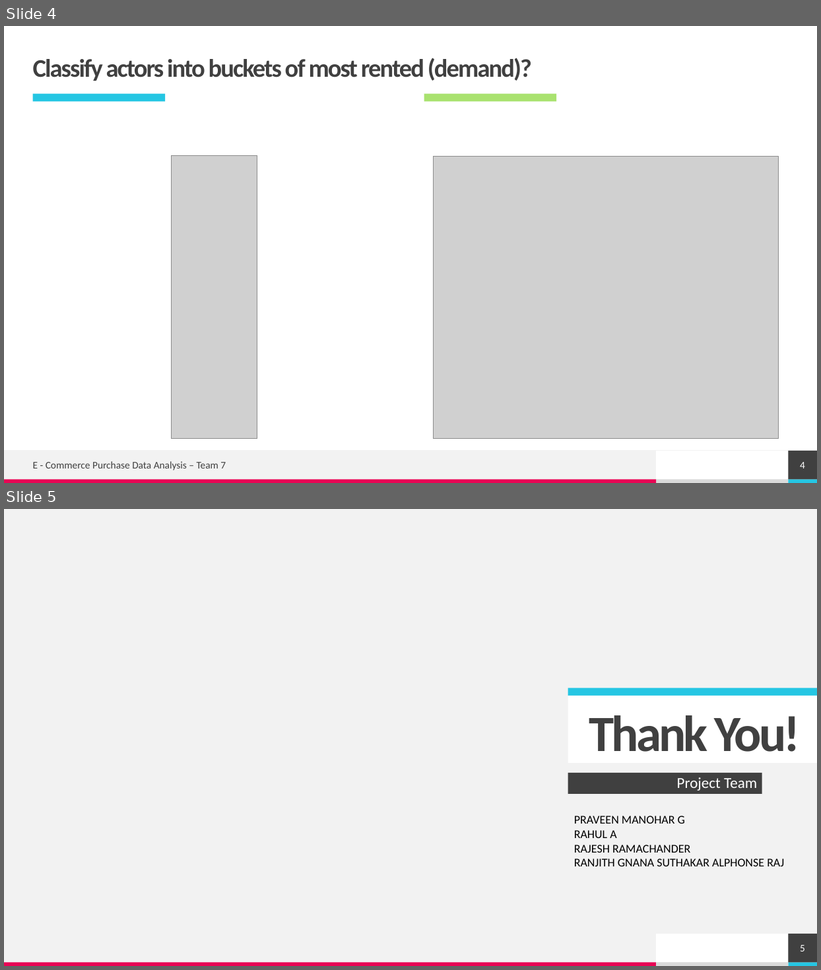
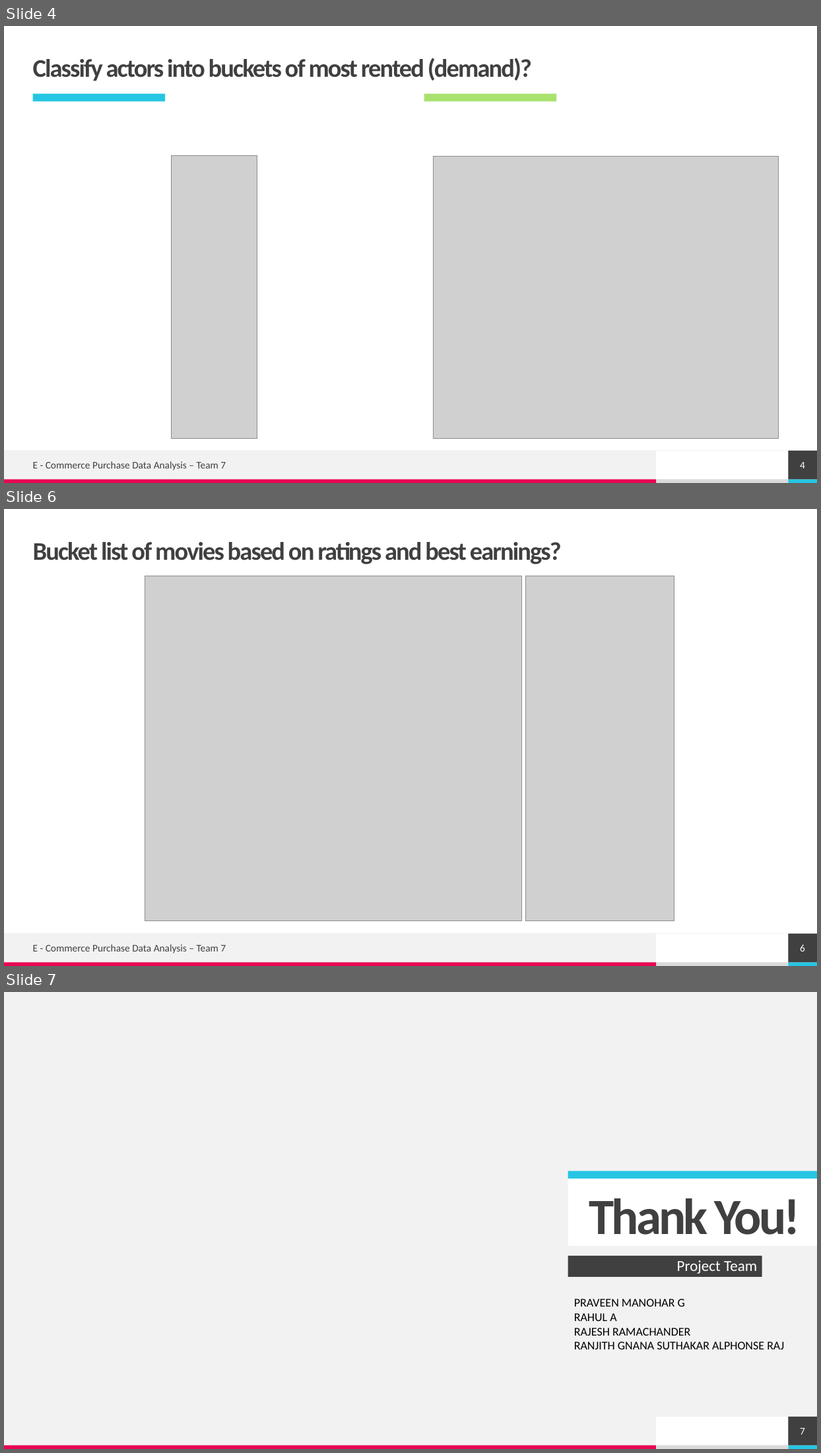
Before and after one commit to RajeshRamachander/mysqlpython, a slide deck: Team 7 - MYSQL - Project.pptx. Shown one above the other, each under a label of ours: slides 4 and 5 before the commit, slides 4, 6 and 7 after it; the slides between them are not shown. The pictures are 821x970 and 821x1453 pixels, drawn with LibreOffice and Linux fonts; fonts in the diff are those of the drawing; grey boxes stand for pictures. Boxes give left, top, right and bottom in pixels: in the first picture for what was removed or moved away, otherwise in the second. Text is boxed around its words. In the diff, an @@ line names an element or a change of style, - is before the commit and + after.

```diff
--- a/Team 7 - MYSQL - Project.pptx
+++ b/Team 7 - MYSQL - Project.pptx
@@ slide 6 added at [4,509,817,966], background #FFFFFF; not listed: 5 template elements that a slide beside it also shows @@
@@ title added at [33,542,562,564], 30 pt, text #404040, bold @@
+Bucket list of movies based on ratings and best earnings?
@@ picture added at [145,576,522,922] @@
@@ picture added at [526,576,675,922] @@
@@ page number added at [789,934,817,963], fill #404040, 12 pt, text #FFFFFF @@
+6
@@ text added at [33,945,226,954], 12 pt, text #404040 @@
+E - Commerce Purchase Data Analysis – Team 7
@@ what was slide 5 is now slide 7 @@
@@ page number at [800,1428,805,1435]: text changed @@
-5
+7
```
Also in this commit, not shown: 1 slide changed, 1 other slide added, 2 other files.
